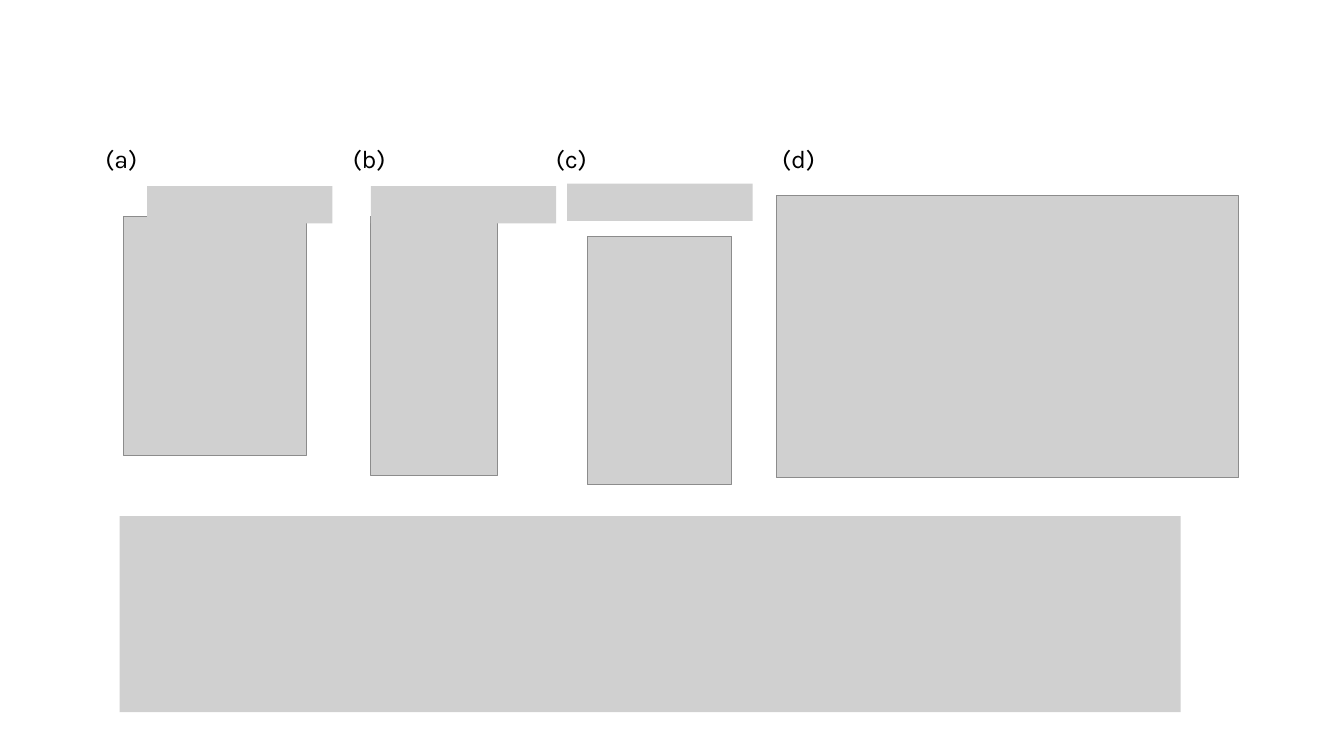
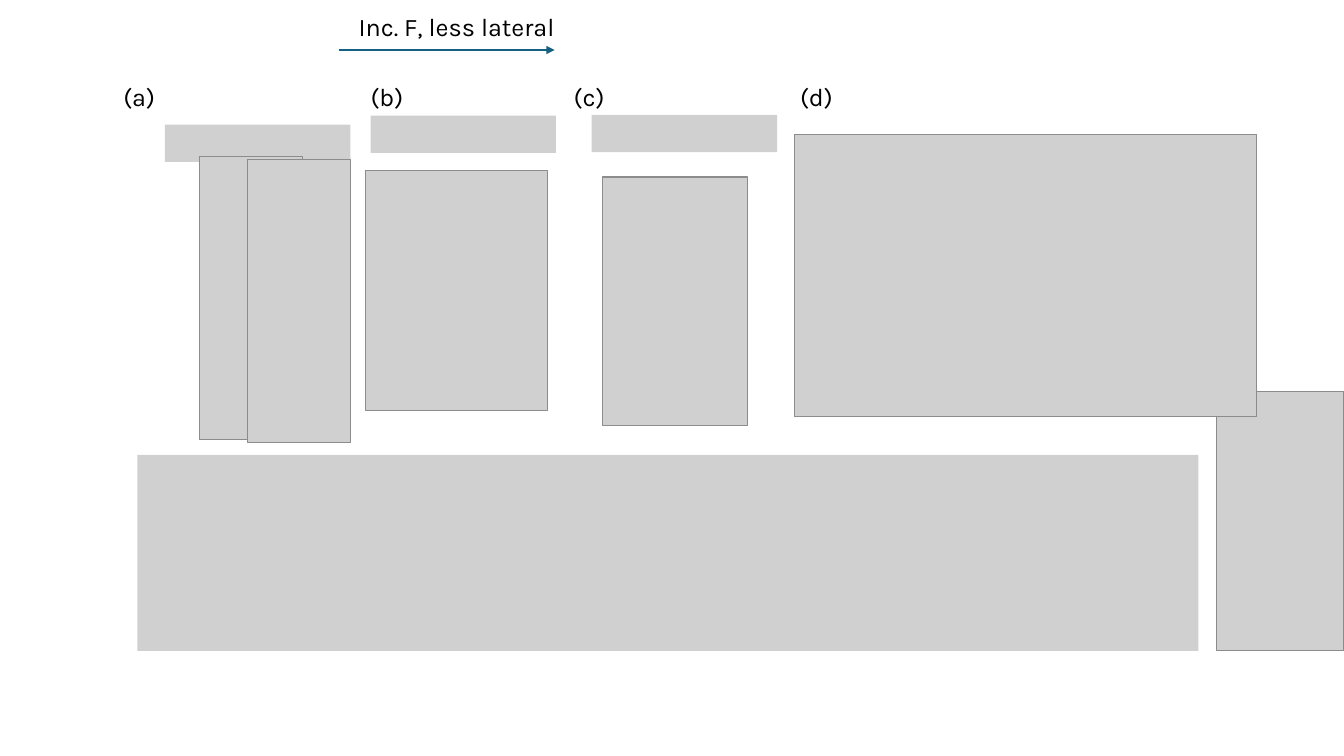
Before and after one commit to tyokokur/presentations, a slide deck: slide 7 of SYSG3_paper.pptx. Drawn at 1344x756 pixels with LibreOffice and Linux fonts; fonts in the diff are those of the drawing; grey boxes stand for pictures. Boxes give left, top, right and bottom in pixels: in the first picture for what was removed or moved away, otherwise in the second. Text is boxed around its words. In the diff, an @@ line names an element or a change of style, - is before the commit and + after.

```diff
--- a/SYSG3_paper.pptx
+++ b/SYSG3_paper.pptx
@@ text added at bbox=[359, 18, 554, 39], 18 pt, text #000000 @@
+Inc. F, less lateral
@@ arrow added from (339, 50) to (555, 50), #156082 1.5 pt @@
@@ 3 texts, 1 picture: place and size @@
-3 texts, 1 picture at bbox=[353, 150, 1239, 478]
+3 texts, 1 picture at bbox=[371, 88, 1257, 416]
@@ picture added at bbox=[371, 116, 557, 153] @@
@@ picture added at bbox=[592, 115, 777, 152] @@
@@ picture added at bbox=[165, 125, 351, 162] @@
@@ picture added at bbox=[200, 157, 302, 441] @@
@@ picture added at bbox=[247, 159, 350, 443] @@
@@ picture: place and size @@
-picture at bbox=[124, 216, 307, 456]
+picture at bbox=[365, 170, 547, 410]
@@ picture removed at bbox=[147, 187, 333, 224] @@
@@ picture removed at bbox=[371, 187, 557, 224] @@
@@ picture removed at bbox=[568, 184, 753, 221] @@
@@ picture: place and size @@
-picture at bbox=[371, 217, 498, 476]
+picture at bbox=[1217, 391, 1344, 650]
@@ 2 pictures, 1 text: place and size @@
-2 pictures, 1 text at bbox=[105, 150, 1182, 712]
+2 pictures, 1 text at bbox=[123, 88, 1199, 650]
```
Also in this commit, not shown: 4 other slides changed.
